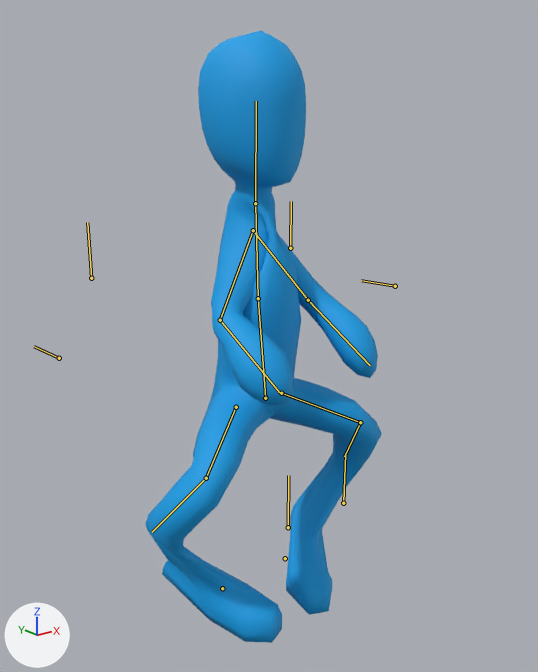
What one commit did to the FBX model Project/Assets/BlenderImports/HumanModel.fbx.
Camera for both pictures: a camera (50 mm lens) standing at (-8.04, -10.14, 9.68) and looking at (0.01, -0.09, 5.66). Lighting does not change. The marker at lower left points along +X, +Y and +Z. Both versions are drawn at frame 17 of the action 'Armature|RodeBeast'; the numbers are the values there. The bones that bend it are drawn over the model as lines.

The first picture shows 'Bob'.
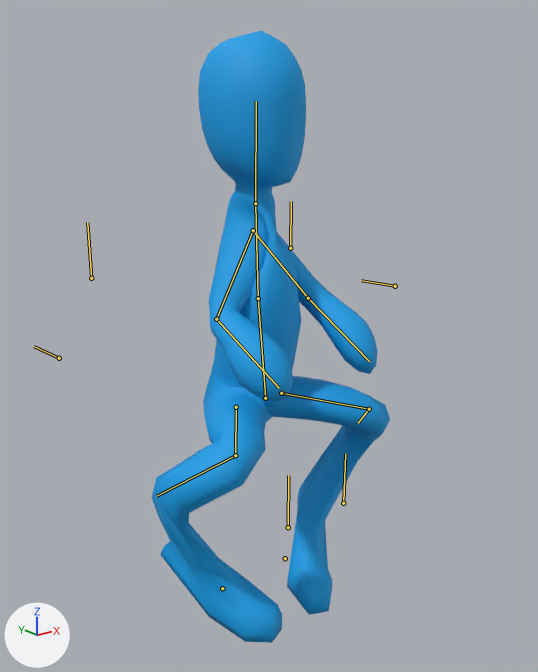
What the commit changed:
Bone 'Armature|UpperArm.L' (bone_armature_upperarm_l) turns from (26, 11, 21) to (25, 12, 19) degrees about its own x, y and z.
Bone 'Armature|LoweArm.L' (bone_armature_lowearm_l) turns from (-42, 0, 0) to (-46, 0, 0) degrees about its own x, y and z.
Bone 'Armature|UpperLeg.L' (bone_armature_upperleg_l) turns from (-35, -23, -43) to (-55, -14, -59) degrees about its own x, y and z.
Bone 'Armature|LowerLeg.L' (bone_armature_lowerleg_l) turns from (-5, 3, 71) to (-5, 5, 95) degrees about its own x, y and z.
Bone 'Armature|UpperArm.R' (bone_armature_upperarm_r) turns from (-30, -18, 23) to (-28, -18, 22) degrees about its own x, y and z.
Bone 'Armature|LoweArm.R' (bone_armature_lowearm_r) turns from (-52, 0, 0) to (-56, 0, 0) degrees about its own x, y and z.
Bone 'Armature|UpperLeg.R' (bone_armature_upperleg_r) turns from (-35, 23, 43) to (-56, 14, 58) degrees about its own x, y and z.
Bone 'Armature|LowerLeg.R' (bone_armature_lowerleg_r) turns from (5, -4, 71) to (6, -6, 95) degrees about its own x, y and z.

Where the change shows, as pixel boxes (x1, y1, x2, y2) in the pictures (538 x 672 px):
'Bob', posed
    before: (145, 30, 382, 643)
    after: (152, 30, 390, 643)
bone 'Armature|UpperArm.L', root to tip
    before: (253, 230) to (308, 300)
    after: (253, 230) to (308, 298)
bone 'Armature|LoweArm.L', root to tip
    before: (308, 300) to (370, 365)
    after: (308, 298) to (369, 361)
bone 'Armature|UpperLeg.L', root to tip
    before: (281, 393) to (360, 422)
    after: (281, 393) to (369, 409)
bone 'Armature|LowerLeg.L', root to tip
    before: (360, 422) to (344, 456)
    after: (369, 409) to (358, 423)
bone 'Armature|UpperArm.R', root to tip
    before: (253, 230) to (220, 320)
    after: (253, 230) to (216, 319)
bone 'Armature|LoweArm.R', root to tip
    before: (220, 320) to (279, 392)
    after: (216, 319) to (279, 388)
bone 'Armature|UpperLeg.R', root to tip
    before: (236, 407) to (206, 478)
    after: (236, 407) to (235, 455)
bone 'Armature|LowerLeg.R', root to tip
    before: (206, 478) to (152, 532)
    after: (235, 455) to (156, 496)
